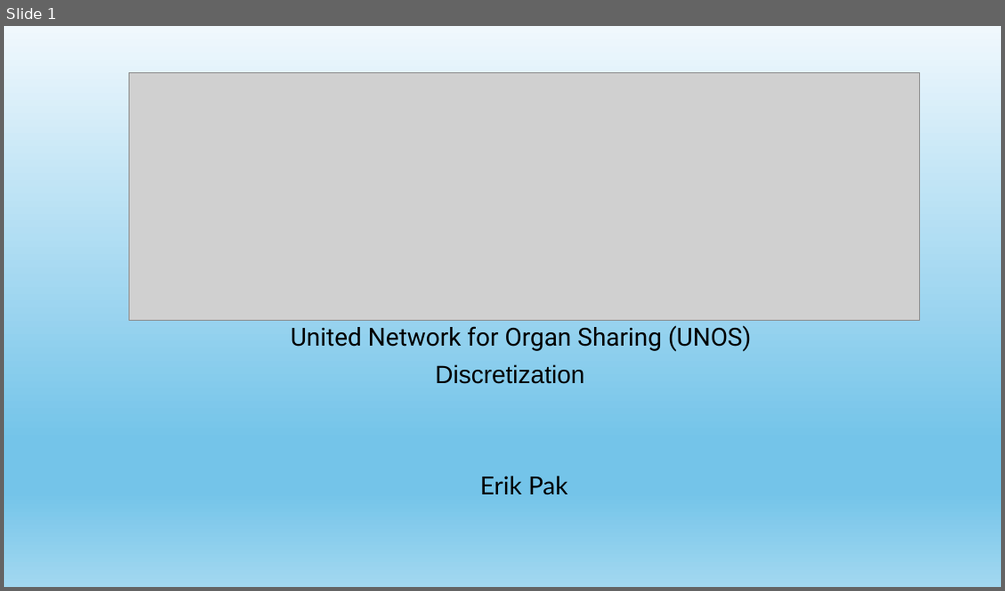
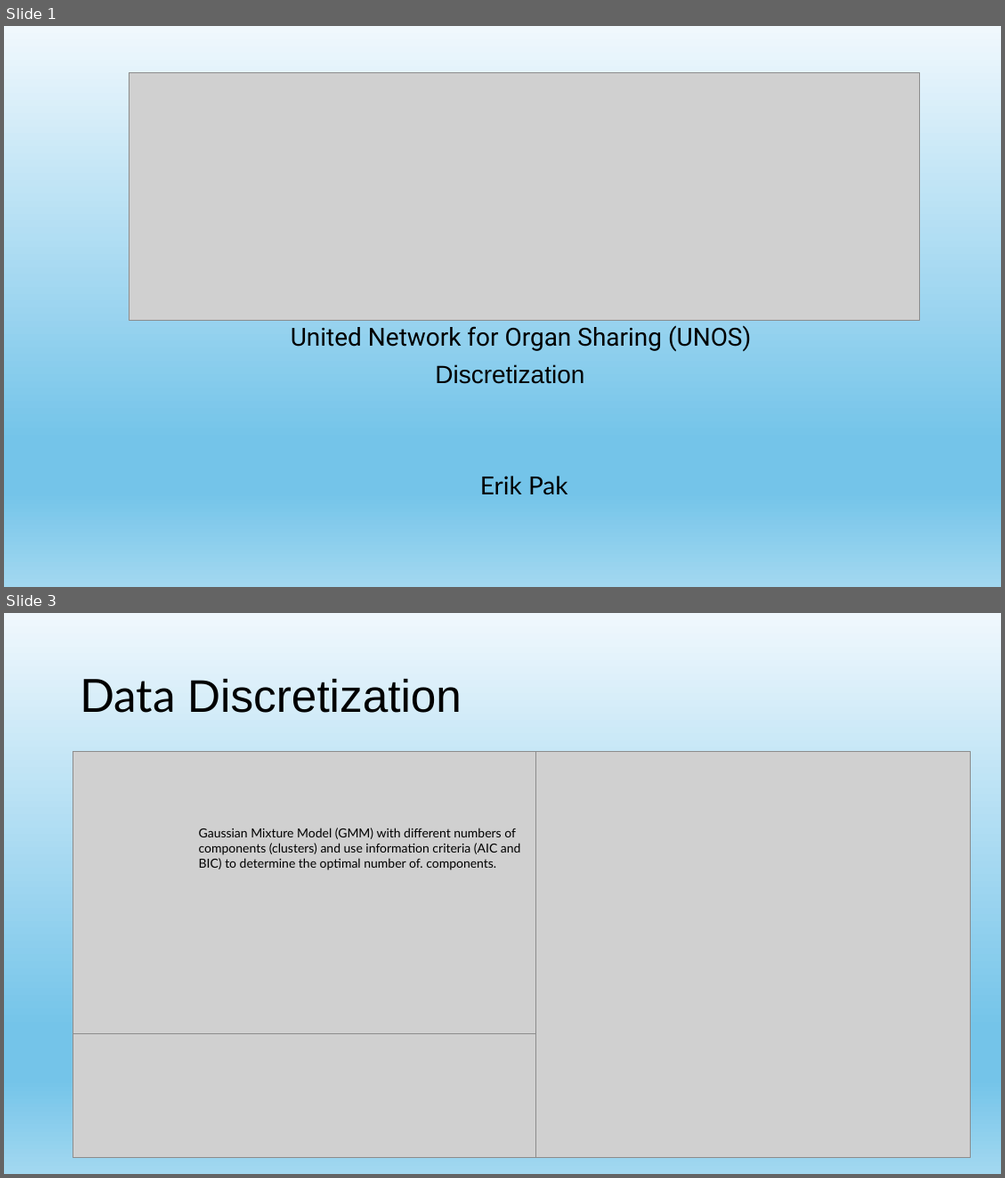
Before and after one commit to Denvirgama/Project, a slide deck: UNOS/UNOS_Discretization.pptx. Shown one above the other, each under a label of ours: slide 1 before the commit, slides 1 and 3 after it; the slides between them are not shown. The pictures are 1005x591 and 1005x1178 pixels, drawn with LibreOffice and Linux fonts; fonts in the diff are those of the drawing; grey boxes stand for pictures. Boxes give left, top, right and bottom in pixels: in the first picture for what was removed or moved away, otherwise in the second. Text is boxed around its words. In the diff, an @@ line names an element or a change of style, - is before the commit and + after.

```diff
--- a/UNOS/UNOS_Discretization.pptx
+++ b/UNOS/UNOS_Discretization.pptx
@@ slide 3 added at [4, 613, 1001, 1174], background gradient #F0F8FD to #74C4E9 to #A2D8F0 @@
@@ title added at [80, 678, 461, 713], 44 pt, text #000000 @@
+Data Discretization
@@ picture added at [73, 751, 535, 1034] @@
@@ picture added at [535, 751, 971, 1158] @@
@@ text added at [199, 827, 521, 870], 12 pt, text #000000 @@
+Gaussian Mixture Model (GMM) with different numbers of
+components (clusters) and use information criteria (AIC and BIC) to determine the optimal number of. components.
@@ picture added at [73, 1034, 535, 1158] @@
```
Also in this commit, not shown: 1 slide changed, 1 other slide added, 1 slide removed, 5 other files.
